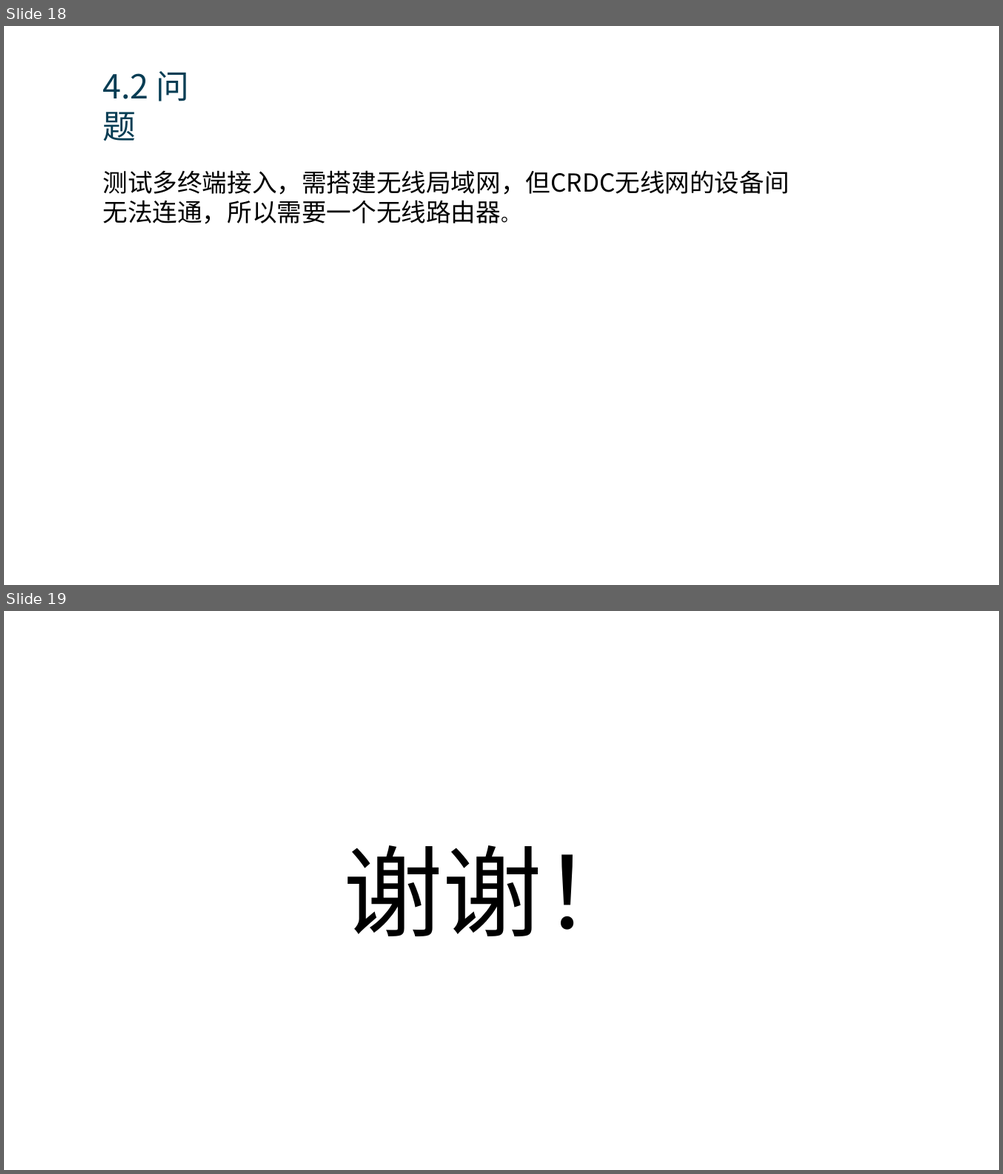
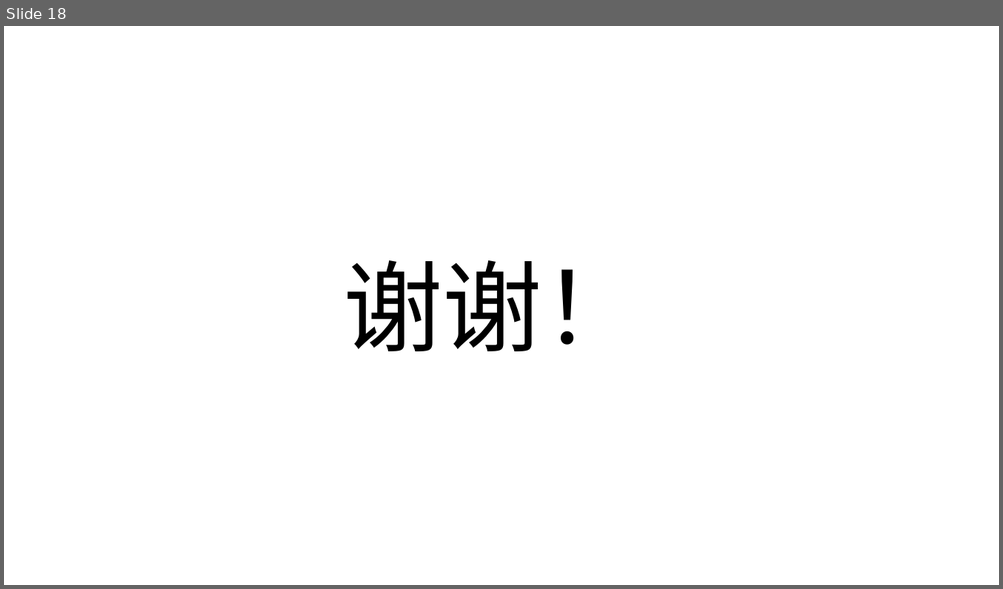
Before and after one commit to XiaotengHu/TSDI, a slide deck: 触摸式远程协同系统.pptx. Shown one above the other, each under a label of ours: slides 18 and 19 before the commit, slide 18 after it. The pictures are 1003x1174 and 1003x589 pixels, drawn with LibreOffice and Linux fonts; fonts in the diff are those of the drawing. Boxes give left, top, right and bottom in pixels: in the first picture for what was removed or moved away, otherwise in the second. Text is boxed around its words. In the diff, an @@ line names an element or a change of style, - is before the commit and + after.

```diff
--- a/触摸式远程协同系统.pptx
+++ b/触摸式远程协同系统.pptx
@@ slide 18 removed at (4, 26, 999, 585), background #FFFFFF @@
@@ text removed at (102, 71, 190, 141) @@
-4.2 问题
@@ text removed at (102, 170, 788, 224) @@
-测试多终端接入，需搭建无线局域网，但CRDC无线网的设备间无法连通，所以需要一个无线路由器。
@@ what was slide 19 is now slide 18 @@
```
Also in this commit, not shown: 1 other file.
